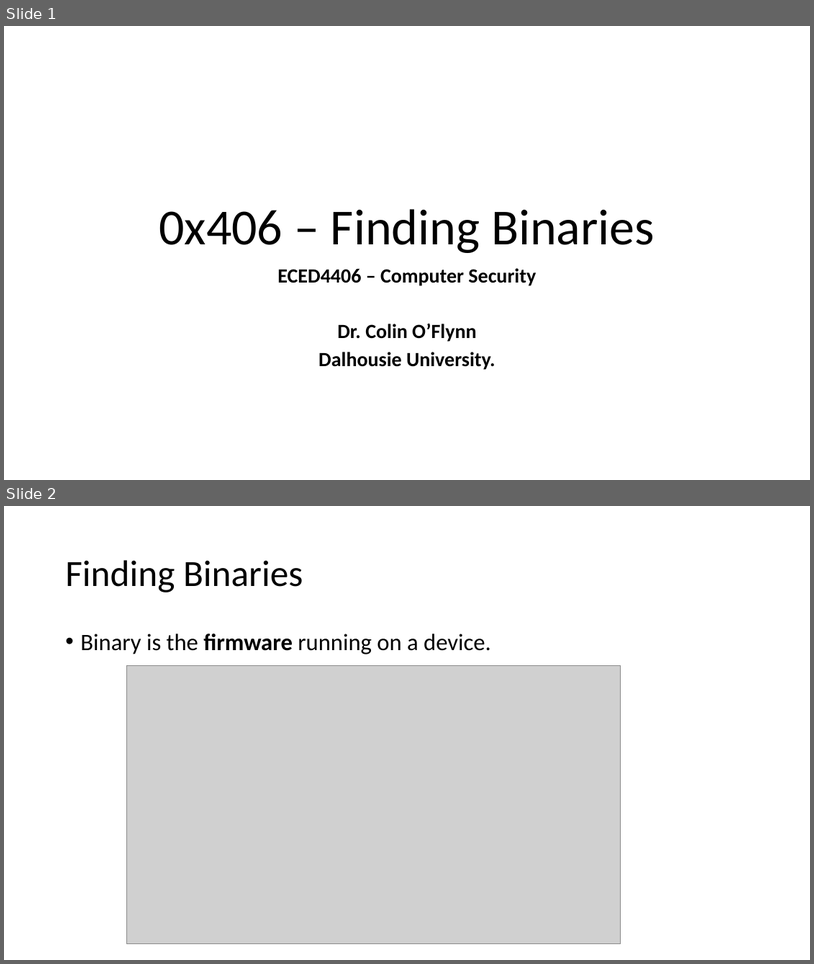
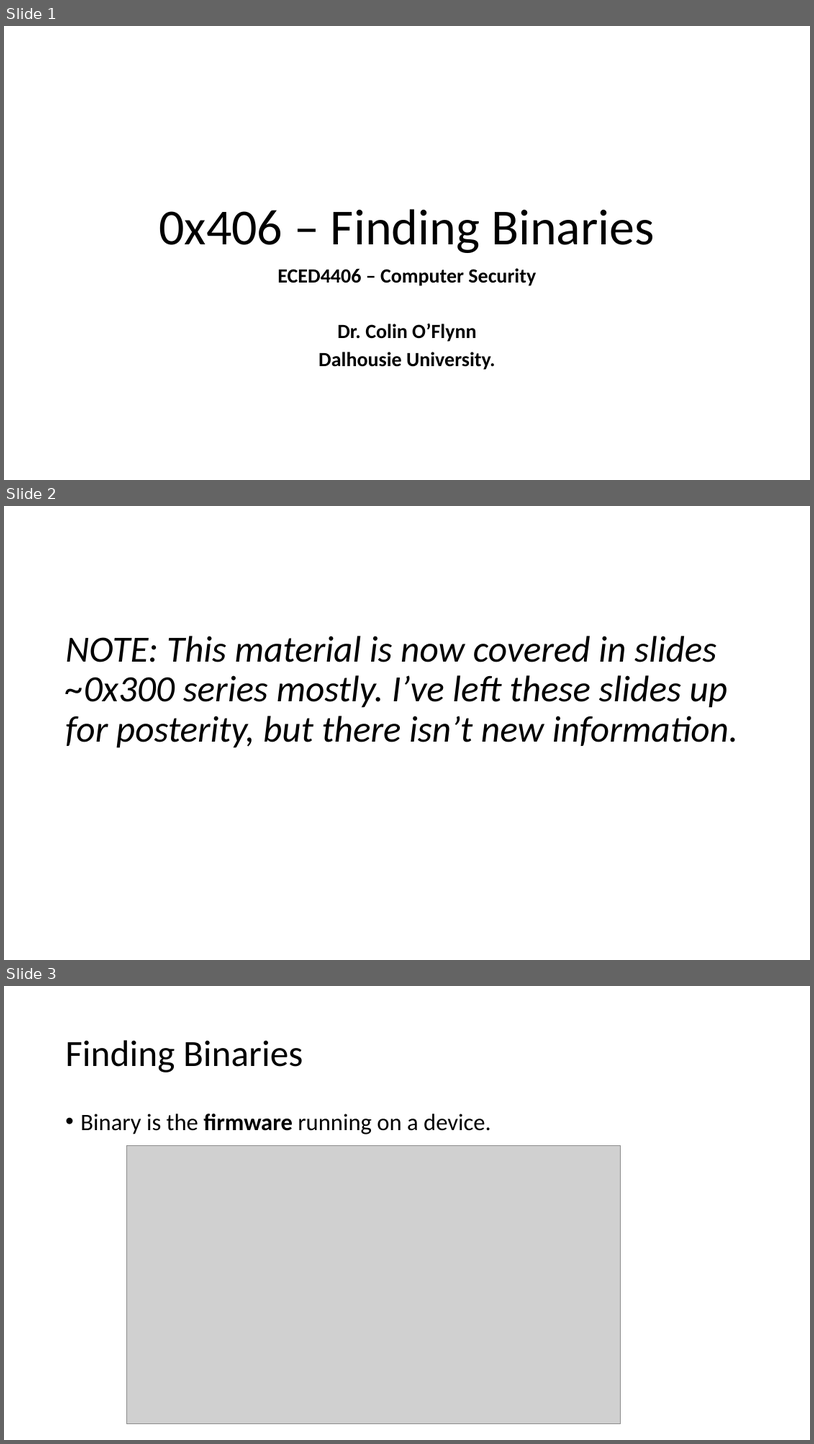
Before and after one commit to colinoflynn/eced4406, a slide deck: slides/0x400/0x406 - Finding Binaries.pptx. Shown one above the other, each under a label of ours: slides 1 and 2 before the commit, slides 1, 2 and 3 after it. The pictures are 814x964 and 814x1444 pixels, drawn with LibreOffice and Linux fonts; fonts in the diff are those of the drawing; grey boxes stand for pictures. Boxes give left, top, right and bottom in pixels: in the first picture for what was removed or moved away, otherwise in the second. Text is boxed around its words. In the diff, an @@ line names an element or a change of style, - is before the commit and + after.

```diff
--- a/slides/0x400/0x406 - Finding Binaries.pptx
+++ b/slides/0x400/0x406 - Finding Binaries.pptx
@@ slide 2 added at box(4, 506, 810, 960), background #FFFFFF @@
@@ text added at box(65, 636, 738, 748), 44 pt, text #000000, italic @@
+NOTE: This material is now covered in slides ~0x300 series mostly. I’ve left these slides up for posterity, but there isn’t new information.
@@ what was slide 2 is now slide 3 @@
```
Also in this commit, not shown: 43 other files.
